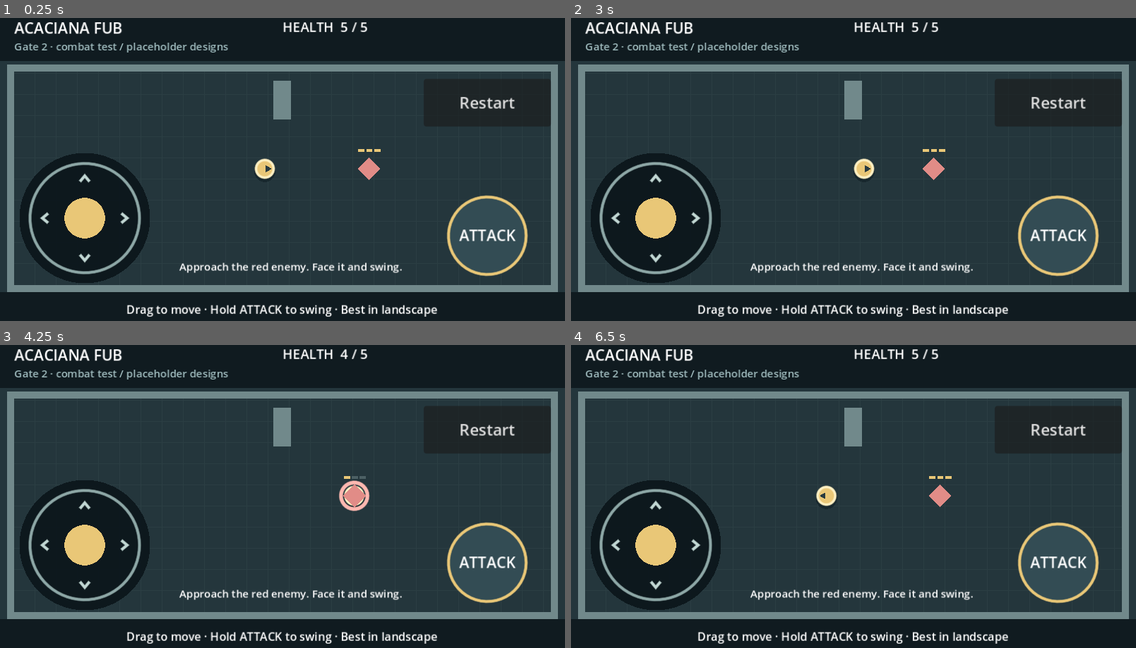
Above: before the commit, frames 1-4 (two rows, left to right).
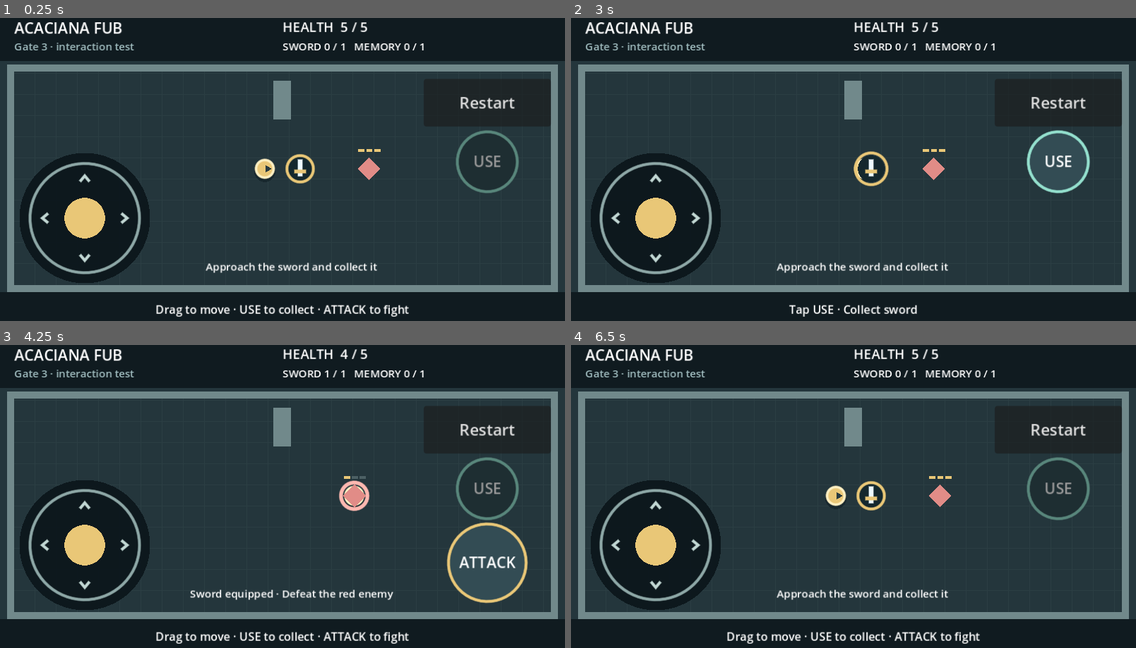
Above: after the commit, the same moments.

Repository: rossdelarge247-debug/test-game-01
Game: Godot game, scene res://scenes/gate3.tscn
Same seed, same stepped clock (60 frames per second), same inputs: the game is played once before the commit and once after it. Before the commit the project starts from res://scenes/gate2.tscn.
Inputs (mouse positions are in pixels of both pictures, inside the frame that each line leads up to):
- Up to frame 1 (0.25 s): no input
- Up to frame 2 (3 s): click "Restart" at 0.5 s; click "Restart" at 1.25 s; click "Restart" at 2 s; tap Enter at 2.75 s; move the mouse to (977, 154) at 2.77 s; hold D (move_right) from 2.78 s (still down); hold J (attack) from 2.78 s (still down); click (977, 154) at 2.92 s
- Up to frame 3 (4.25 s): tap Space at 3.02 s; tap E (interact, bound only after the commit) at 3.05 s; release D (move_right) at 3.5 s; release J (attack) at 3.5 s; drag from (169, 511) to (355, 496) at 3.52 s
- Up to frame 4 (6.5 s): move the mouse to (910, 426) at 4.27 s; hold D (move_right) 4.28-5 s; hold J (attack) 4.28-5 s; click (910, 426) at 4.42 s; tap E (interact, bound only after the commit) at 4.55, 6.05 s; drag from (825, 560) to (1062, 496) at 5.02 s; move the mouse to (1023, 541) at 5.77 s; hold A (move_left) from 5.78 s (still down); hold J (attack) from 5.78 s (still down); click (1023, 541) at 5.92 s; tap Space at 6.02 s; tap R (restart) at 6.4 s

The runs differ from the first frame. In frame 1, 4.0% of the frame differs, in the area x 7-94%, y 8-99%; in frame 2, 4.1%; in frame 3, 3.0%; in frame 4, 4.3%.

Commit message:
Gate 3: sword pickup, interaction and memory collection (#5)
* Add Gate 3 sword pickup, interaction and memory collection

* Declare Gate 3 external resources before subresources

Diff:
--- a/history/gates.json
+++ b/history/gates.json
@@ -1,5 +1,5 @@
 {
-  "current_title": "Gate 2 · Combat",
+  "current_title": "Gate 3 · Interaction",
   "gates": [
     {
       "id": "gate-1",
--- a/project.godot
+++ b/project.godot
@@ -6,7 +6,7 @@
 [application]
 
 config/name="Acaciana Fub — Prototype 0"
-run/main_scene="res://scenes/gate2.tscn"
+run/main_scene="res://scenes/gate3.tscn"
 
 [display]
 
@@ -35,6 +35,10 @@
 "deadzone": 0.2,
 "events": [Object(InputEventKey,"physical_keycode":83), Object(InputEventKey,"physical_keycode":4194322)]
 }
+interact={
+"deadzone": 0.2,
+"events": [Object(InputEventKey,"physical_keycode":69)]
+}
 attack={
 "deadzone": 0.2,
 "events": [Object(InputEventKey,"physical_keycode":74), Object(InputEventKey,"physical_keycode":32)]
--- /dev/null
+++ b/scenes/gate3.tscn
@@ -0,0 +1,224 @@
+[gd_scene load_steps=11 format=3]
+
+[ext_resource type="Script" path="res://src/gate3.gd" id="1"]
+[ext_resource type="PackedScene" path="res://scenes/combat_player.tscn" id="2"]
+[ext_resource type="Script" path="res://src/touch_pad.gd" id="3"]
+
+[ext_resource type="PackedScene" path="res://scenes/enemy.tscn" id="4"]
+[ext_resource type="Script" path="res://src/attack_button.gd" id="5"]
+[ext_resource type="Script" path="res://src/pickup.gd" id="6"]
+[ext_resource type="Script" path="res://src/interact_button.gd" id="7"]
+[sub_resource type="CircleShape2D" id="AttackShape"]
+radius = 44.0
+
+[sub_resource type="CircleShape2D" id="UseShape"]
+radius = 34.0
+[sub_resource type="CircleShape2D" id="PickupReach"]
+radius = 36.0
+
+[node name="Gate3" type="Node2D"]
+script = ExtResource("1")
+[node name="Walls" type="Node2D" parent="."]
+[node name="Acaciana" parent="." instance=ExtResource("2")]
+position = Vector2(300, 180)
+sword_equipped = false
+[node name="Enemy" parent="." instance=ExtResource("4")]
+position = Vector2(418, 180)
+
+[node name="HUD" type="CanvasLayer" parent="."]
+
+[node name="Layout" type="Control" parent="HUD"]
+layout_mode = 3
+anchors_preset = 15
+anchor_right = 1.0
+anchor_bottom = 1.0
+grow_horizontal = 2
+grow_vertical = 2
+mouse_filter = 2
+
+[node name="Top" type="ColorRect" parent="HUD/Layout"]
+layout_mode = 0
+anchor_right = 1.0
+offset_bottom = 58.0
+color = Color(0.06, 0.10, 0.12, 0.94)
+mouse_filter = 2
+
+[node name="Title" type="Label" parent="HUD/Layout/Top"]
+offset_left = 16.0
+offset_top = 8.0
+offset_right = 460.0
+offset_bottom = 29.0
+theme_override_font_sizes/font_size = 17
+text = "ACACIANA FUB"
+
+[node name="Subtitle" type="Label" parent="HUD/Layout/Top"]
+offset_left = 16.0
+offset_top = 32.0
+offset_right = 480.0
+offset_bottom = 50.0
+theme_override_colors/font_color = Color(0.62, 0.73, 0.74, 1)
+theme_override_font_sizes/font_size = 12
+text = "Gate 3 · interaction test"
+
+[node name="Restart" type="Button" parent="HUD/Layout/Top"]
+anchor_left = 1.0
+anchor_right = 1.0
+offset_left = -114.0
+offset_top = 13.0
+offset_right = -16.0
+offset_bottom = 45.0
+focus_mode = 0
+theme_override_font_sizes/font_size = 13
+text = "Restart [R]"
+
+[node name="Bottom" type="ColorRect" parent="HUD/Layout"]
+anchor_top = 1.0
+anchor_right = 1.0
+anchor_bottom = 1.0
+offset_top = -40.0
+grow_vertical = 0
+color = Color(0.06, 0.10, 0.12, 0.94)
+mouse_filter = 2
+
+[node name="Controls" type="Label" parent="HUD/Layout/Bottom"]
+anchor_right = 1.0
+anchor_bottom = 1.0
+theme_override_font_sizes/font_size = 13
+text = "WASD / Arrows · Move     J / Space · Attack     R · Restart"
+horizontal_alignment = 1
+vertical_alignment = 1
+
+[node name="TouchPad" type="Control" parent="HUD/Layout"]
+anchor_top = 1.0
+anchor_bottom = 1.0
+offset_left = 16.0
+offset_top = -204.0
+offset_right = 176.0
+offset_bottom = -44.0
+mouse_filter = 2
+script = ExtResource("3")
+
+[node name="RestartTouch" type="Button" parent="HUD/Layout"]
+visible = false
+anchor_left = 1.0
+anchor_top = 1.0
+anchor_right = 1.0
+anchor_bottom = 1.0
+offset_left = -160.0
+offset_top = -282.0
+offset_right = -16.0
+offset_bottom = -228.0
+focus_mode = 0
+theme_override_font_sizes/font_size = 18
+text = "Restart"
+
+[node name="Health" type="Label" parent="HUD/Layout/Top"]
+offset_left = 320.0
+offset_top = 8.0
+offset_right = 495.0
+offset_bottom = 28.0
+theme_override_font_sizes/font_size = 15
+text = "HEALTH  5 / 5"
+
+[node name="Message" type="Label" parent="HUD/Layout"]
+offset_left = 184.0
+offset_top = 282.0
+offset_right = 476.0
+offset_bottom = 308.0
+theme_override_font_sizes/font_size = 12
+text = "Approach the red enemy. Face it and swing."
+horizontal_alignment = 1
+mouse_filter = 2
+
+[node name="AttackAnchor" type="Control" parent="HUD/Layout"]
+anchor_left = 1.0
+anchor_right = 1.0
+anchor_top = 1.0
+anchor_bottom = 1.0
+offset_left = -88.0
+offset_right = -88.0
+offset_top = -104.0
+offset_bottom = -104.0
+mouse_filter = 2
+
+[node name="Attack" type="TouchScreenButton" parent="HUD/Layout/AttackAnchor"]
+shape = SubResource("AttackShape")
+action = "attack"
+script = ExtResource("5")
+
+[node name="Pickups" type="Node2D" parent="."]
+[node name="SwordPickup" type="Area2D" parent="Pickups"]
+position = Vector2(340, 180)
+collision_layer = 0
+collision_mask = 2
+monitorable = false
+script = ExtResource("6")
+[node name="Shape" type="CollisionShape2D" parent="Pickups/SwordPickup"]
+shape = SubResource("PickupReach")
+[node name="Memory" type="Area2D" parent="Pickups"]
+position = Vector2(420, 180)
+collision_layer = 0
+collision_mask = 2
+monitorable = false
+script = ExtResource("6")
+kind = "memory"
+available = false
+[node name="Shape" type="CollisionShape2D" parent="Pickups/Memory"]
+shape = SubResource("PickupReach")
+
+[node name="Inventory" type="Label" parent="HUD/Layout/Top"]
+offset_left = 320.0
+offset_top = 32.0
+offset_right = 620.0
+offset_bottom = 52.0
+theme_override_font_sizes/font_size = 12
+text = "SWORD 0 / 1   MEMORY 0 / 1"
+
+[node name="InteractAnchor" type="Control" parent="HUD/Layout"]
+anchor_left = 1.0
+anchor_right = 1.0
+anchor_top = 1.0
+anchor_bottom = 1.0
+offset_left = -88.0
+offset_right = -88.0
+offset_top = -188.0
+offset_bottom = -188.0
+mouse_filter = 2
+[node name="Use" type="TouchScreenButton" parent="HUD/Layout/InteractAnchor"]
+shape = SubResource("UseShape")
+action = "interact"
+script = ExtResource("7")
+
+[node name="Popup" type="ColorRect" parent="HUD/Layout"]
+visible = false
+anchor_right = 1.0
+anchor_bottom = 1.0
+color = Color(0.025, 0.06, 0.08, 0.97)
+mouse_filter = 0
+[node name="Heading" type="Label" parent="HUD/Layout/Popup"]
+offset_left = 48.0
+offset_top = 60.0
+offset_right = 592.0
+offset_bottom = 98.0
+theme_override_font_sizes/font_size = 24
+text = "MEMORY RECOVERED"
+horizontal_alignment = 1
+[node name="Body" type="Label" parent="HUD/Layout/Popup"]
+offset_left = 64.0
+offset_top = 110.0
+offset_right = 576.0
+offset_bottom = 204.0
+theme_override_font_sizes/font_size = 17
+text = "Memory fragments: 1 / 1
+
+[CANON_TBD: memory text and connection to Fred]"
+autowrap_mode = 2
+horizontal_alignment = 1
+[node name="Close" type="Button" parent="HUD/Layout/Popup"]
+offset_left = 240.0
+offset_top = 226.0
+offset_right = 400.0
+offset_bottom = 286.0
+focus_mode = 0
+theme_override_font_sizes/font_size = 20
+text = "Continue"
--- a/src/combat_player.gd
+++ b/src/combat_player.gd
@@ -18,6 +18,7 @@
 var knockback := Vector2.ZERO
 var combat_enabled := true
 @onready var sword: CollisionShape2D = $Sword/Shape
+@export var sword_equipped := true
 
 
 func _ready() -> void:
@@ -42,7 +43,7 @@
 
 
 func request_attack() -> bool:
-	if cooldown_left > 0 or health <= 0 or not has_focus or not combat_enabled:
+	if not sword_equipped or cooldown_left > 0 or health <= 0 or not has_focus or not combat_enabled:
 		return false
 	attack_facing = facing
 	$Sword.rotation = attack_facing.angle()
--- /dev/null
+++ b/src/gate3.gd
@@ -0,0 +1,144 @@
+extends "res://src/gate2.gd"
+## Gate 3 mechanics only; this room is not the later Virginiana slice.
+
+var target: Area2D
+var memory_count := 0
+var popup_open := false
+var touch_enabled := false
+
+
+func _ready() -> void:
+	super._ready()
+	touch_enabled = DisplayServer.is_touchscreen_available()
+	$HUD/Layout/Popup/Close.pressed.connect(close_popup)
+	_refresh_ui()
+	print("GATE3_READY")
+
+
+func _physics_process(_delta: float) -> void:
+	if not $Acaciana.has_focus:
+		return
+	if popup_open:
+		if Input.is_action_just_pressed("interact"):
+			close_popup()
+		return
+	target = _find_target()
+	for pickup in $Pickups.get_children():
+		pickup.highlighted = pickup == target
+		pickup.queue_redraw()
+	if Input.is_action_just_pressed("interact"):
+		interact()
+	_refresh_ui()
+
+
+func _find_target() -> Area2D:
+	if $Acaciana.health <= 0 or popup_open:
+		return null
+	var closest: Area2D = null
+	var distance := INF
+	for pickup in $Pickups.get_children():
+		if not pickup.available or pickup.collected or not pickup.overlaps_body($Acaciana):
+			continue
+		var candidate_distance: float = $Acaciana.global_position.distance_to(pickup.global_position)
+		if candidate_distance > 36.0:
+			continue
+		var ray := PhysicsRayQueryParameters2D.create($Acaciana.global_position, pickup.global_position, 1)
+		if not get_world_2d().direct_space_state.intersect_ray(ray).is_empty():
+			continue
+		if candidate_distance < distance:
+			closest = pickup
+			distance = candidate_distance
+	return closest
+
+
+func interact() -> bool:
+	if popup_open or not $Acaciana.has_focus or $Acaciana.health <= 0:
+		return false
+	# Recheck reach at activation, not just when the prompt was drawn.
+	target = _find_target()
+	if target == null or not target.collect():
+		return false
+	if target.kind == "sword":
+		$Acaciana.sword_equipped = true
+		print("SWORD_COLLECTED")
+	else:
+		memory_count += 1
+		_open_memory()
+		print("MEMORY_COLLECTED count=%d" % memory_count)
+	target = null
+	_refresh_ui()
+	return true
+
+
+func _enemy_defeated() -> void:
+	# Unlike the combat-only gate, winning must leave movement available.
+	$Pickups/Memory.reveal()
+	_refresh_ui()
+
+
+func _open_memory() -> void:
+	popup_open = true
+	$Acaciana.stop_combat()
+	$Enemy.stopped = true
+	_release_controls()
+	$HUD/Layout/Popup.show()
+
+
+func close_popup() -> void:
+	if not popup_open:
+		return
+	popup_open = false
+	$HUD/Layout/Popup.hide()
+	_release_controls()
+	$Acaciana.combat_enabled = $Acaciana.health > 0
+	$Enemy.stopped = $Acaciana.health <= 0
+	_refresh_ui()
+	print("MEMORY_POPUP_CLOSED")
+
+
+func _release_controls() -> void:
+	$HUD/Layout/TouchPad._release()
+	for action in ["move_left", "move_right", "move_up", "move_down", "attack", "interact"]:
+		Input.action_release(action)
+
+
+func _refresh_ui() -> void:
+	$HUD/Layout/Top/Inventory.text = "SWORD %s   MEMORY %d / 1" % ["1 / 1" if $Acaciana.sword_equipped else "0 / 1", memory_count]
+	$HUD/Layout/TouchPad.visible = touch_enabled and not popup_open
+	$HUD/Layout/AttackAnchor.visible = touch_enabled and not popup_open and $Acaciana.sword_equipped
+	$HUD/Layout/InteractAnchor.visible = touch_enabled and not popup_open
+	$HUD/Layout/InteractAnchor.modulate = Color.WHITE if target != null else Color(0.6, 0.6, 0.6)
+	$HUD/Layout/RestartTouch.visible = touch_enabled and not popup_open
+	if $Acaciana.health <= 0:
+		$HUD/Layout/Message.text = "Try again · Restart restores the items"
+	elif memory_count > 0:
+		$HUD/Layout/Message.text = "Memory recovered · Gate 3 test complete"
+	elif not $Acaciana.sword_equipped:
+		$HUD/Layout/Message.text = "Approach the sword and collect it"
+	elif $Enemy.health > 0:
+		$HUD/Layout/Message.text = "Sword equipped · Defeat the red enemy"
+	else:
+		$HUD/Layout/Message.text = "Approach the green memory fragment"
+	var controls: Label = $HUD/Layout/Bottom/Controls
+	if target != null:
+		controls.text = "%s · %s" % ["Tap USE" if touch_enabled else "Press E", "Collect sword" if target.kind == "sword" else "Recover memory"]
+	else:
+		controls.text = "Drag to move · USE to collect · ATTACK to fight" if touch_enabled else "WASD / Arrows · Move    E · Use    J / Space · Attack    R · Restart"
+
+
+func _unhandled_input(event: InputEvent) -> void:
+	if popup_open and event.is_action_pressed("ui_cancel"):
+		close_popup()
+		get_viewport().set_input_as_handled()
+		return
+	super._unhandled_input(event)
+
+
+func _restart() -> void:
+	_release_controls()
+	super._restart()
+
+
+func _notification(what: int) -> void:
+	if what == NOTIFICATION_APPLICATION_FOCUS_OUT:
+		Input.action_release("interact")
--- /dev/null
+++ b/src/interact_button.gd
@@ -0,0 +1,11 @@
+extends TouchScreenButton
+
+
+func _process(_delta: float) -> void:
+	queue_redraw()
+
+
+func _draw() -> void:
+	draw_circle(Vector2.ZERO, 34, Color("93dfcd") if is_pressed() else Color("334c54"))
+	draw_arc(Vector2.ZERO, 34, 0, TAU, 40, Color("93dfcd"), 2, true)
+	draw_string(ThemeDB.fallback_font, Vector2(-16, 6), "USE", HORIZONTAL_ALIGNMENT_LEFT, -1, 17, Color("ffffff"))
--- /dev/null
+++ b/src/pickup.gd
@@ -0,0 +1,35 @@
+extends Area2D
+## Disposable item/memory symbols, without canonical design or item identity.
+
+@export_enum("sword", "memory") var kind := "sword"
+@export var available := true
+var collected := false
+var highlighted := false
+
+
+func _ready() -> void:
+	visible = available
+
+
+func collect() -> bool:
+	if not available or collected:
+		return false
+	collected = true
+	hide()
+	return true
+
+
+func reveal() -> void:
+	available = true
+	show()
+
+
+func _draw() -> void:
+	var color := Color("e9c777") if kind == "sword" else Color("93dfcd")
+	draw_circle(Vector2.ZERO, 15, Color("14282e"))
+	draw_arc(Vector2.ZERO, 18 if highlighted else 15, 0, TAU, 40, color, 2, true)
+	if kind == "sword":
+		draw_line(Vector2(0, 8), Vector2(0, -10), Color("edfaff"), 4, true)
+		draw_line(Vector2(-6, 3), Vector2(6, 3), color, 3, true)
+	else:
+		draw_colored_polygon(PackedVector2Array([Vector2(0, -10), Vector2(8, 0), Vector2(0, 10), Vector2(-8, 0)]), color)
--- /dev/null
+++ b/tests/interaction_test.gd
@@ -0,0 +1,143 @@
+extends SceneTree
+
+var failures := 0
+var checks := 0
+var world: Node2D
+var player: CharacterBody2D
+var enemy: CharacterBody2D
+
+
+func _initialize() -> void:
+	_run.call_deferred()
+
+
+func _run() -> void:
+	await _fresh()
+	_check(not player.sword_equipped, "starts without sword")
+	_check(not player.request_attack(), "cannot attack before pickup")
+	_check(not world.interact(), "cannot collect from outside reach")
+	_check(not world.get_node("Pickups/Memory").available, "memory unavailable before fight")
+	player.position = Vector2(312, 180)
+	await _frames(3)
+	_check(world.target == world.get_node("Pickups/SwordPickup"), "nearby sword becomes target")
+	_check("Collect sword" in world.get_node("HUD/Layout/Bottom/Controls").text, "context prompt names action")
+	_key(KEY_E, true)
+	await _frames(2)
+	_check(player.sword_equipped, "physical E equips sword")
+	_check(world.get_node("Pickups/SwordPickup").collected, "pickup marked collected")
+	_check(not world.get_node("Pickups/SwordPickup").visible, "collected item disappears")
+	_check(player.request_attack(), "equipped sword attacks")
+	await _frames(3)
+	_check(world.memory_count == 0, "holding E does not collect another item")
+	_key(KEY_E, false)
+	_check(not world.interact(), "pickup cannot be repeated")
+	_check("SWORD 1 / 1" in world.get_node("HUD/Layout/Top/Inventory").text, "item counter updates")
+	await _frames(23)
+	# Defeat the real enemy with the newly acquired weapon.
+	for i in range(3):
+		enemy.position = player.position + Vector2(40, 0)
+		enemy.knockback = Vector2.ZERO
+		await _frames(3)
+		player.facing = Vector2.RIGHT
+		player.request_attack()
+		await _frames(23)
+	_check(enemy.health == 0, "acquired sword defeats enemy")
+	_check(player.combat_enabled, "combat victory leaves exploration available")
+	_check(world.get_node("Pickups/Memory").visible, "victory reveals memory")
+	_check(not world.interact(), "memory cannot be collected remotely")
+	player.position = Vector2(398, 180)
+	await _frames(3)
+	_check(world.target == world.get_node("Pickups/Memory"), "nearby memory becomes target")
+	_key(KEY_E, true)
+	await _frames(3)
+	_check(world.memory_count == 1 and world.popup_open, "E collects memory and opens popup")
+	_check(not player.combat_enabled and enemy.stopped, "popup suspends actors")
+	_check("CANON_TBD" in world.get_node("HUD/Layout/Popup/Body").text, "memory text leaves canon unresolved")
+	_check(not world.interact(), "popup blocks collecting twice")
+	_check(not player.take_hit(1, Vector2.LEFT), "player cannot be damaged while reading")
+	var before := player.position
+	_key(KEY_D, true)
+	_key(KEY_J, true)
+	await _frames(10)
+	_check(player.position.is_equal_approx(before), "popup blocks movement")
+	_check(player.swing_left == 0, "popup blocks sword swings")
+	_key(KEY_E, false)
+	world.get_node("HUD/Layout/Popup/Close").emit_signal("pressed")
+	await _frames(3)
+	_check(not world.popup_open and player.combat_enabled, "Continue restores control")
+	_check(not Input.is_action_pressed("attack") and not Input.is_action_pressed("move_right"), "Continue clears held gameplay input")
+	_key(KEY_D, false)
+	_key(KEY_J, false)
+	_check(not world.interact() and world.memory_count == 1, "memory remains single-use after popup")
+	_check("test complete" in world.get_node("HUD/Layout/Message").text, "completion prompt")
+	_key(KEY_R, true)
+	await _frames(5)
+	_key(KEY_R, false)
+	_bind()
+	_check(not player.sword_equipped and world.memory_count == 0, "restart clears inventory")
+	_check(player.health == 5 and enemy.health == 3, "restart restores combat health")
+	_check(world.get_node("Pickups/SwordPickup").visible and not world.get_node("Pickups/Memory").visible, "restart restores pickup availability")
+
+	# Range and visibility are checked again at activation.
+	enemy.move_speed = 0
+	player.position = Vector2(298, 102)
+	world.get_node("Pickups/SwordPickup").position = Vector2(338, 102)
+	await _frames(3)
+	_check(not world.interact(), "outside exact range cannot collect")
+	world.get_node("Pickups/SwordPickup").position = Vector2(332, 102)
+	await _frames(3)
+	_check(not world.interact(), "wall blocks interaction within range")
+	player.position = Vector2(312, 180)
+	world.get_node("Pickups/SwordPickup").position = Vector2(340, 180)
+	await _frames(3)
+	player.notification(Node.NOTIFICATION_APPLICATION_FOCUS_OUT)
+	_check(not world.interact(), "focus loss blocks interaction")
+	player.notification(Node.NOTIFICATION_APPLICATION_FOCUS_IN)
+	player.take_hit(5, Vector2.LEFT)
+	await _frames(2)
+	_check(not world.interact(), "defeated player cannot collect")
+	world.get_node("HUD/Layout/RestartTouch").emit_signal("pressed")
+	await _frames(5)
+	_bind()
+	_check(player.health == 5 and not player.sword_equipped, "mobile restart after defeat restores initial state")
+	_check(world.get_node("HUD/Layout/InteractAnchor/Use").action == "interact", "touch USE shares input action")
+
+	print("INTERACTION_TESTS_PASSED checks=%d" % checks if failures == 0 else "INTERACTION_TESTS_FAILED %d" % failures)
+	quit(0 if failures == 0 else 1)
+
+
+func _fresh() -> void:
+	world = load("res://scenes/gate3.tscn").instantiate()
+	root.add_child(world)
+	current_scene = world
+	_bind()
+	enemy.move_speed = 0
+	await _frames(3)
+
+
+func _bind() -> void:
+	world = current_scene
+	player = world.get_node("Acaciana")
+	enemy = world.get_node("Enemy")
+
+
+func _frames(count: int) -> void:
+	for i in range(count):
+		await physics_frame
+	await process_frame
+
+
+func _key(code: int, pressed: bool) -> void:
+	var event := InputEventKey.new()
+	event.physical_keycode = code
+	event.pressed = pressed
+	Input.parse_input_event(event)
+
+
+func _check(condition: bool, message: String) -> void:
+	checks += 1
+	if condition:
+		print("PASS: " + message)
+	else:
+		failures += 1
+		push_error("FAIL: " + message)
Not shown, changed: .github/workflows/build-web.yml
Not shown, added: docs/gate-3.md
Not shown, changed: scripts/validate.sh
